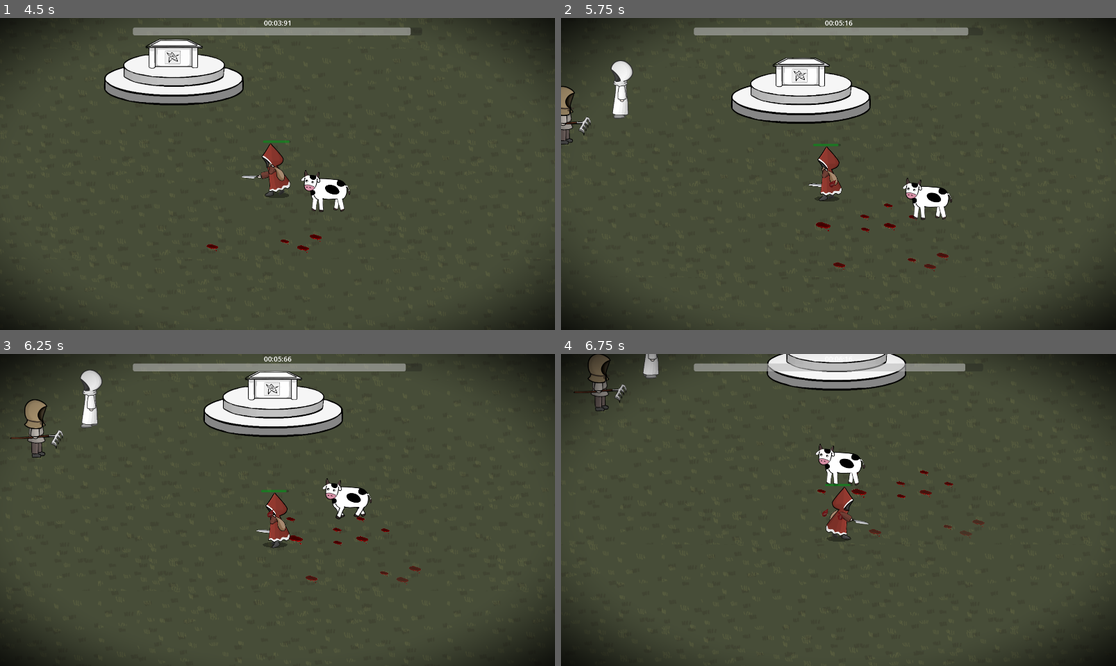
Above: before the commit, frames 1-4 (two rows, left to right).
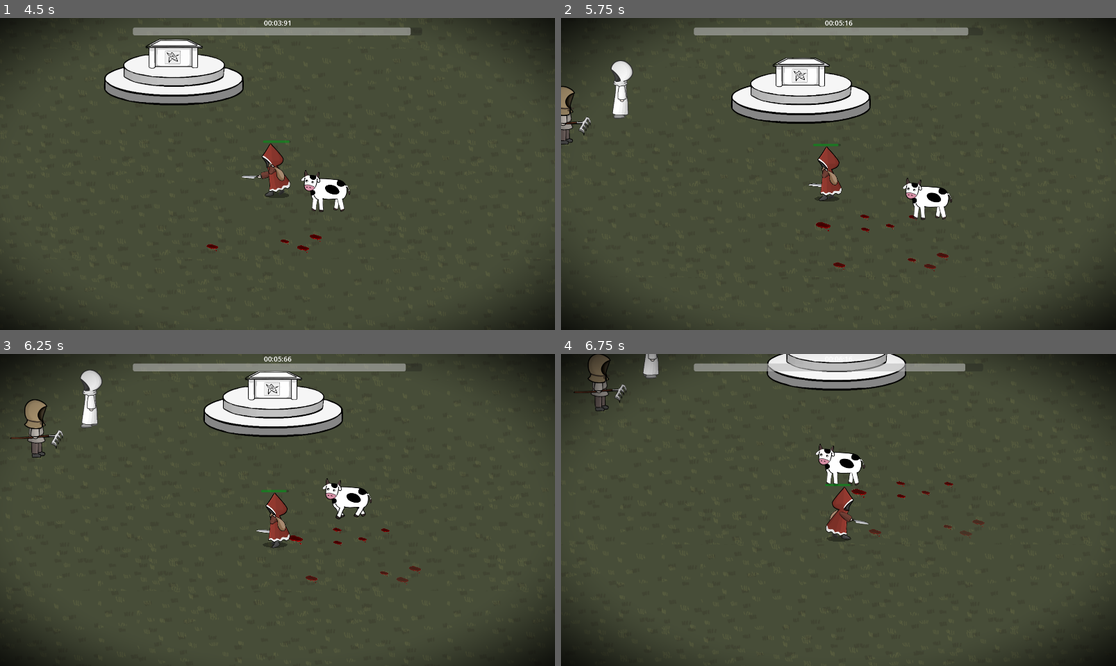
Above: after the commit, the same moments.

Repository: ldg030917/IstTechGameJam2025
Game: Godot game, scene res://scene/Lobby.tscn
Two runs of this game, one before a commit and one after it. Both use one fixed random seed, a clock stepped at 60 frames per second and the inputs below. The engine's default icon, where the game draws it, is replaced by a stand-in: a white triangle on a blue panel in a dark square.
Inputs:
- Up to frame 1 (4.5 s): click "START" at 0.5 s; hold Right (right) 1.28-2.03 s; hold E (devote) 1.28-2.03 s; hold Down (down) 2.03-2.78 s; tap Space (attack) at 2.1, 4.35 s; tap E (devote) at 2.3, 3.6 s; hold Right (right) 2.78-3.53 s; hold E (devote) 2.78-3.53 s; hold Up (up) 3.53-4.28 s; hold Left (left) from 4.28 s (still down); hold E (devote) from 4.28 s (still down)
- Up to frame 2 (5.75 s): keep holding Left (left); release E (devote) at 5.03 s; tap E (devote) at 5.1 s
- Up to frame 3 (6.25 s): release Left (left) at 5.78 s; hold Down (down) from 5.78 s (still down); hold E (devote) from 5.78 s (still down)
- Up to frame 4 (6.75 s): release Down (down) at 6.53 s; release E (devote) at 6.53 s; hold Right (right) from 6.53 s (still down); tap Space (attack) at 6.6 s

Frame 1 is identical in both runs. In frame 2, less than 0.1% of the frame differs, in the area x 48-61%, y 51-69%; in frame 3, less than 0.1%; in frame 4, less than 0.1%, in the area x 46-67%, y 37-54%.

Commit message:
effect added

Diff:
--- a/scene/Altar.tscn
+++ b/scene/Altar.tscn
@@ -1,8 +1,9 @@
-[gd_scene load_steps=8 format=3 uid="uid://b3v557u28b3as"]
+[gd_scene load_steps=9 format=3 uid="uid://b3v557u28b3as"]
 
 [ext_resource type="Script" uid="uid://b6nvsqc60p82" path="res://script/Altar.gd" id="1_x4gke"]
 [ext_resource type="Texture2D" uid="uid://cmwd3eusruaq1" path="res://asset/alter.png" id="2_l7erw"]
 [ext_resource type="Texture2D" uid="uid://dsj8iikfc7x2d" path="res://asset/ani/heart_poping/심장.png" id="3_lasvr"]
+[ext_resource type="PackedScene" uid="uid://cnet17rd8klqg" path="res://scene/rage.tscn" id="4_esjir"]
 
 [sub_resource type="PhysicsMaterial" id="PhysicsMaterial_l7erw"]
 
@@ -84,5 +85,9 @@
 
 [node name="AnimationPlayer" type="AnimationPlayer" parent="."]
 
+[node name="RageEffect" parent="." instance=ExtResource("4_esjir")]
+visible = false
+scale = Vector2(2, 2)
+
 [connection signal="body_entered" from="InteractArea" to="." method="_on_interact_area_body_entered"]
 [connection signal="body_exited" from="InteractArea" to="." method="_on_interact_area_body_exited"]
--- a/script/Altar.gd
+++ b/script/Altar.gd
@@ -7,6 +7,7 @@
 	$Heart2,
 	$Heart3
 ]
+@onready var rage_effect = $RageEffect
 
 @export var player: Player
 var can_devote := false
@@ -22,17 +23,37 @@
 		player.devote()
 
 func _on_player_devoted(inventory: Array):
+	var fade_in_duration = 1.5
+	var sprite = $RageEffect/Rage
+
+	sprite.scale = Vector2.ZERO
+	rage_effect.show()
+
+	var tween_in = create_tween()
+	tween_in.tween_property(sprite, "scale", Vector2.ONE*3, fade_in_duration)
+
 	for i in range(inventory.size()):
 		hearts_array[i].show()
+
 	await get_tree().create_timer(0.5).timeout
+
 	Global.make_sound(devoting_sound,global_position, 0.0)
 	$"../player".hp += $"../player".max_hp*30
 	modulate = 1.4 * Color.WHITE
+
 	for i in range(inventory.size()):
 		Global.god_gauge += inventory[i]
 		Global.god_gauge = clamp(Global.god_gauge, 0, Global.max_gg)
 		hearts_array[i].hide()
 
+	await tween_in.finished
+
+	var fade_out_duration = 1.5
+
+	var tween_out = create_tween()
+	tween_out.tween_property(sprite, "scale", Vector2.ZERO, fade_out_duration)
+
+	tween_out.tween_callback(rage_effect.hide)
 func _physics_process(delta: float) -> void:
 	z_index = global_position.y - 20
 
--- a/script/Sacrifice.gd
+++ b/script/Sacrifice.gd
@@ -53,6 +53,8 @@
 			animation_sprite.play("heartpop_L")
 		else:
 			animation_sprite.play("heartpop_R")
+		var burst = blooddrop_burst.instantiate()
+		add_child(burst)
 		var tween = create_tween()
 		tween.tween_property(self, "modulate", Color(1, 1, 1, 0), 3)
 		await tween.finished
--- a/script/player.gd
+++ b/script/player.gd
@@ -79,10 +79,10 @@
 	add_child(blood_burst)
 
 func check_spray():
-	if hp <= max_hp / 1.1 and not spray:
+	if hp <= max_hp / 2 and not spray:
 		spray = blood_spray.instantiate()
 		add_child(spray)
-	if hp > max_hp / 1.1 and spray:
+	if hp > max_hp / 2 and spray:
 		spray.stop()
 
 func attack():
